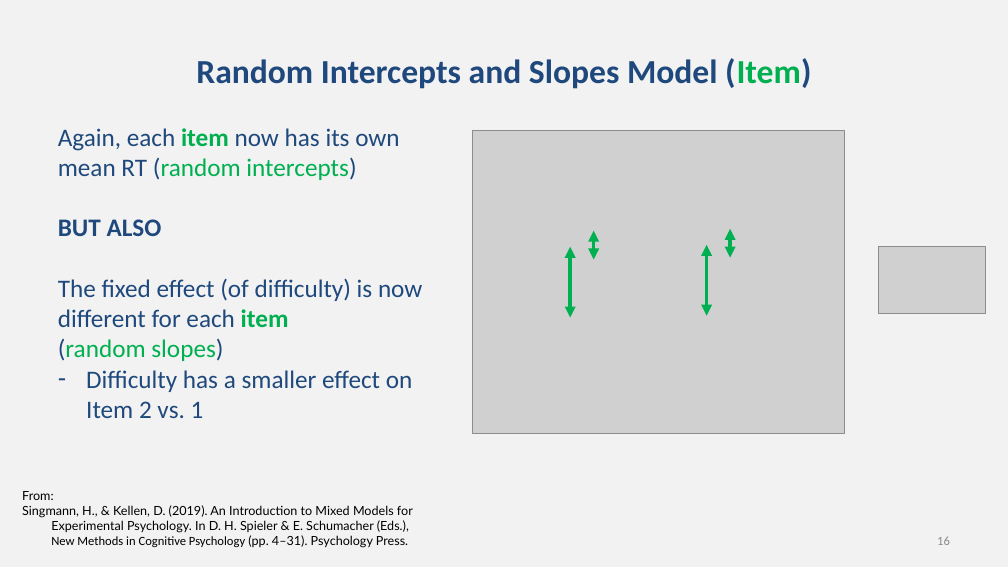
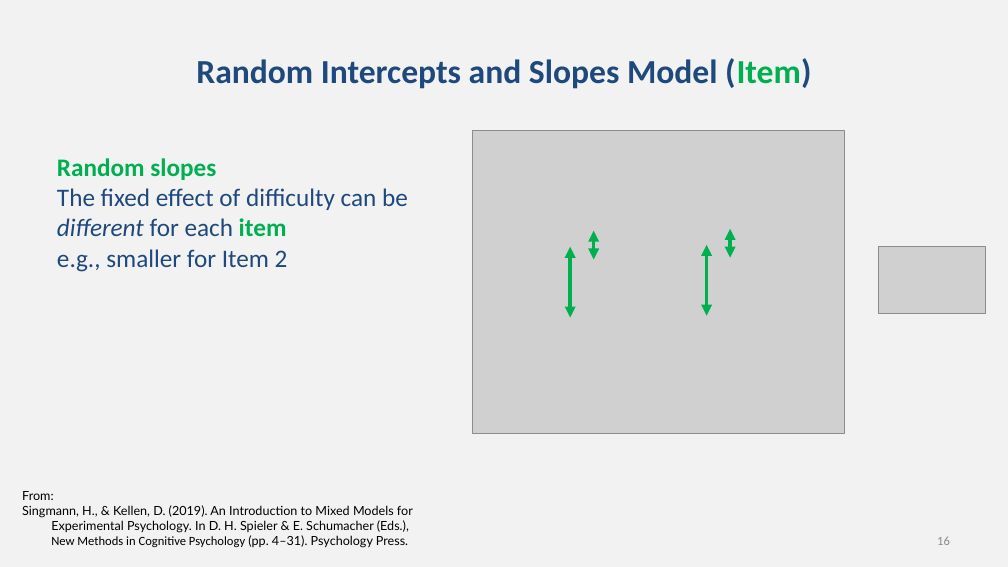
Before and after one commit to chrisjberry/datafluencyCB, a slide deck: slide 16 of docs/slides/PSYC761_L8_MixedModels.pptx. Drawn at 1008x567 pixels with LibreOffice and Linux fonts; fonts in the diff are those of the drawing; grey boxes stand for pictures. Boxes give left, top, right and bottom in pixels: in the first picture for what was removed or moved away, otherwise in the second. Text is boxed around its words. In the diff, an @@ line names an element or a change of style, - is before the commit and + after.

```diff
--- a/docs/slides/PSYC761_L8_MixedModels.pptx
+++ b/docs/slides/PSYC761_L8_MixedModels.pptx
@@ text at (57,158,408,272): text changed @@
-Again, each item now has its own mean RT (random intercepts)
-BUT ALSO
-The fixed effect (of difficulty) is now different for each item
-(random slopes)
-– Difficulty has a smaller effect on
-  Item 2 vs. 1
+Random slopes
+The fixed effect of difficulty can be different for each item
+e.g., smaller for Item 2
```
Also in this commit, not shown: 20 other slides changed.
